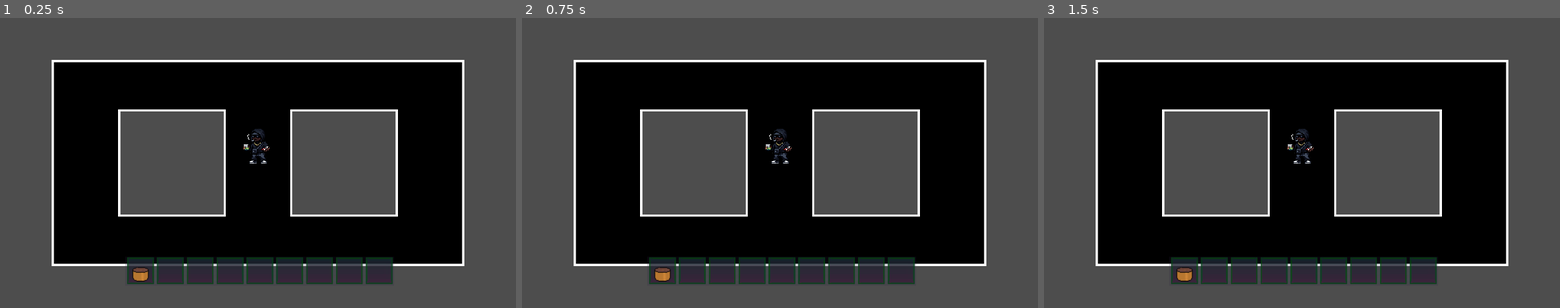
Above: before the commit, frames 1-3 (left to right).
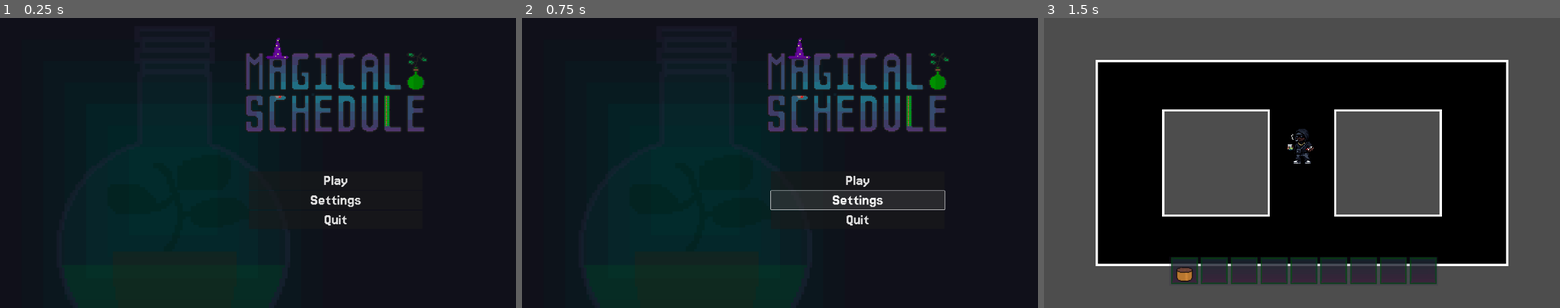
Above: after the commit, the same moments.

Repository: Magical-Schedule/magical-schedule
Game: Godot game, scene res://scenes/Menu/MainMenu.tscn
Same seed, same stepped clock (60 frames per second), same inputs: the game is played once before the commit and once after it. Before the commit the project starts from res://scenes/dev/playground.tscn.
Inputs (mouse positions are in pixels of both pictures, inside the frame that each line leads up to):
- Up to frame 1 (0.25 s): no input
- Up to frame 2 (0.75 s): click (857, 200) at 0.5 s, where only the run after the commit has a clickable "Settings"
- Up to frame 3 (1.5 s): click (1379, 180) at 1.25 s, where only the run after the commit has a clickable "Play"

The runs differ from the first frame. In frame 1, 98% of the frame differs, in the area x 0-100%, y 0-100%; in frame 2, 98%; in frame 3, nothing differs.

Commit message:
Added quit and play functionality

Diff:
--- a/project.godot
+++ b/project.godot
@@ -11,9 +11,13 @@
 [application]
 
 config/name="Magical Schedule"
-run/main_scene="res://scenes/dev/playground.tscn"
+run/main_scene="uid://dkb4hj4mrg7vh"
 config/features=PackedStringArray("4.5", "Forward Plus")
 config/icon="uid://cdantoxt736id"
+
+[autoload]
+
+GF="*res://scripts/game_flow.gd"
 
 [display]
 
--- a/scenes/Menu/MainMenu.tscn
+++ b/scenes/Menu/MainMenu.tscn
@@ -1,6 +1,16 @@
-[gd_scene load_steps=2 format=3 uid="uid://dkb4hj4mrg7vh"]
+[gd_scene load_steps=7 format=3 uid="uid://dkb4hj4mrg7vh"]
 
 [ext_resource type="Texture2D" uid="uid://ctpdbc1okskyn" path="res://assets/UI and logos/High res/MenuBackground.png" id="1_l61h4"]
+[ext_resource type="Script" uid="uid://by554hp572yci" path="res://scenes/Menu/main_menu.gd" id="1_whdkd"]
+[ext_resource type="FontFile" uid="uid://cvfy3l2k8mmtb" path="res://assets/fonts/Jersey15-Regular.ttf" id="2_050rs"]
+[ext_resource type="Texture2D" uid="uid://cech1eav0str6" path="res://assets/UI and logos/High res/logo.png" id="3_whdkd"]
+
+[sub_resource type="Theme" id="Theme_4fyr5"]
+Button/font_sizes/font_size = 60
+Button/fonts/font = ExtResource("2_050rs")
+
+[sub_resource type="StyleBoxTexture" id="StyleBoxTexture_4ms1j"]
+texture = ExtResource("3_whdkd")
 
 [node name="MainMenu" type="Control"]
 layout_mode = 3
@@ -9,6 +19,7 @@
 anchor_bottom = 1.0
 grow_horizontal = 2
 grow_vertical = 2
+script = ExtResource("1_whdkd")
 
 [node name="NinePatchRect" type="NinePatchRect" parent="."]
 layout_mode = 0
@@ -20,3 +31,34 @@
 patch_margin_top = 540
 patch_margin_right = 960
 patch_margin_bottom = 540
+
+[node name="VBoxContainer" type="VBoxContainer" parent="."]
+layout_mode = 0
+offset_left = 926.0
+offset_top = 571.0
+offset_right = 1573.0
+offset_bottom = 867.0
+theme = SubResource("Theme_4fyr5")
+
+[node name="Play" type="Button" parent="VBoxContainer"]
+layout_mode = 2
+text = "Play"
+
+[node name="Settings" type="Button" parent="VBoxContainer"]
+layout_mode = 2
+text = "Settings"
+
+[node name="Quit" type="Button" parent="VBoxContainer"]
+layout_mode = 2
+text = "Quit"
+
+[node name="Panel" type="Panel" parent="."]
+layout_mode = 0
+offset_left = 835.0
+offset_top = 66.0
+offset_right = 1659.0
+offset_bottom = 489.0
+theme_override_styles/panel = SubResource("StyleBoxTexture_4ms1j")
+
+[connection signal="pressed" from="VBoxContainer/Play" to="." method="_on_play_pressed"]
+[connection signal="pressed" from="VBoxContainer/Quit" to="." method="_on_quit_pressed"]
--- /dev/null
+++ b/scenes/Menu/main_menu.gd
@@ -0,0 +1,18 @@
+extends Control
+
+var playScene : String = "res://Scenes/dev/playground.tscn"
+
+func _ready() -> void:
+	pass
+
+
+func _process(delta: float) -> void:
+	pass
+
+func _on_quit_pressed() -> void:
+	print("Exit pressed")
+	get_tree().quit()
+
+
+func _on_play_pressed() -> void:
+	GF.load_scene(playScene)
--- /dev/null
+++ b/scripts/game_flow.gd
@@ -0,0 +1,34 @@
+# GameFlow.gd
+# This script manages the high-level game flow, starting with the main menu.
+
+extends Node
+
+# Path to your main menu scene
+@export var main_menu_scene: PackedScene
+var current_scene: Node = null
+
+
+func _ready():
+	# When the game starts, load the main menu
+	load_main_menu()
+
+
+func load_main_menu():
+	# Clear any existing children
+	for child in get_children():
+		child.queue_free()
+
+	# Instance the main menu scene
+	if main_menu_scene:
+		var menu_instance = main_menu_scene.instantiate()
+		add_child(menu_instance)
+	else:
+		push_warning("Main Menu scene not assigned in GameFlow.gd")
+
+
+func load_scene(path: String) -> void:
+	if not ResourceLoader.exists(path):
+		push_error("Scene does not exist: %s" % path)
+		return
+
+	get_tree().change_scene_to_file(path)
Binary file added: assets/fonts/Jersey15-Regular.ttf
Not shown, added: assets/fonts/Jersey15-Regular.ttf.import
Not shown, added: assets/fonts/OFL.txt
Not shown, added: scenes/Menu/main_menu.gd.uid
Not shown, added: scripts/game_flow.gd.uid
